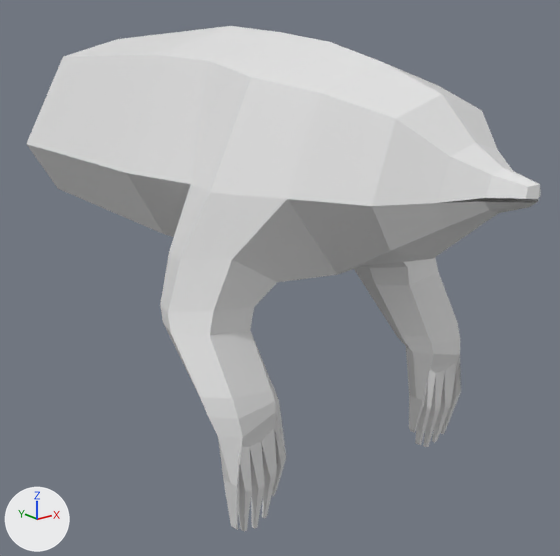
Before and after pictures for a commit that changed the FBX model MetroidvaniaM7_ISIB/Assets/Custom Assets/Visuals/Models/Characters/Mole/mole.fbx.
Before and after are seen from a 50 mm camera at (-6.93, -9.82, 1.85) aimed at (0.25, -0.84, -1.74). Lighting does not change. The marker at lower left points along +X, +Y and +Z. Where no turn or scale is listed for an object, it has been applied to the vertices.

The scene before the commit, as lines of its bpy script (objects in view):
```python
me_mole_mesh = bpy.data.meshes.new('Mole_Mesh')
me_mole_mesh.from_pydata(...)  # 302 vertices, 300 faces; spans x -2.36..2.36, y -5.37..4.52, z -4.35..1.98
me_mole_mesh.materials.append(mat_material)  # white #e7e7e7
ob_mole_obj = bpy.data.objects.new('Mole_Obj', me_mole_mesh)
ob_mole_obj.location = (0.0, 0.0, 0.0)
```
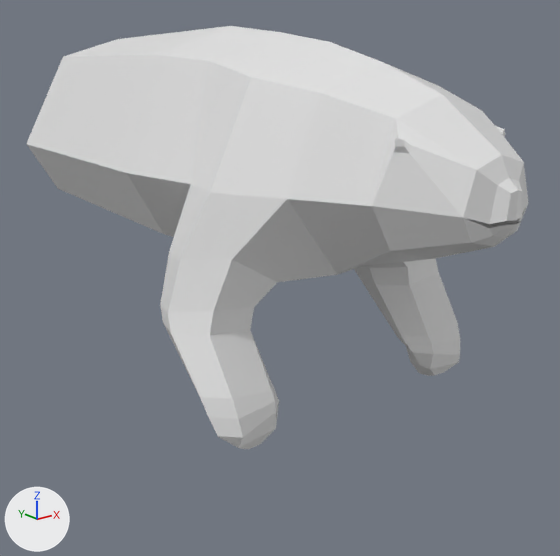
Commit message: minor change from mole mesh to a wombat

The change, as a list of edits to the scene's bpy script:
```text
Change me_mole_mesh:
    used by ob_mole_obj; location = (0.0, 0.0, 0.0)
    remove me_mole_mesh.from_pydata(...)  # 302 vertices, 300 faces; spans x -2.36..2.36, y -5.37..4.52, z -4.35..1.98
    add me_mole_mesh.from_pydata(...)  # 198 vertices, 196 faces; spans x -2.36..2.36, y -5.12..4.52, z -3.14..1.98
    me_mole_mesh part 1
    9 vertices are removed from x -0.57..0.57, y -5.37..-4.53, z 0.15..0.41
    26 faces are deleted
    3 vertices in x -0.19..0.19, y -4.92, z 0.03..0.09 move by (0.0, -0.07, -0.27)
    25 vertices move from x -0.41..0.41, y -5.35..-4.35, z -0.26..0.74 to x -0.83..0.86, y -5.12..-3.47, z -0.35..0.83
    25 vertices are added at x -0.92..0.94, y -5.12..-4.17, z -0.04..0.82
    42 new faces join them
    me_mole_mesh part 2
    68 vertices are removed from x 1.28..2.18, y -2.98..-2.59, z -4.35..-2.9
    73 faces are deleted
    8 vertices are added at x 1.46..2.08, y -2.95..-2.54, z -3.14..-2.9
    13 new faces join them
    me_mole_mesh part 3
    68 vertices are removed from x -2.18..-1.28, y -2.98..-2.59, z -4.35..-2.9
    73 faces are deleted
    8 vertices are added at x -2.08..-1.46, y -2.95..-2.54, z -3.14..-2.9
    13 new faces join them
```

What differs and where, as boxes [x1, y1, x2, y2] in the pictures (560 x 556 px):
'Mole_Obj', reshaped (16% shorter)
    before: [27, 26, 541, 532]
    after: [27, 26, 529, 449]
part 1 of me_mole_mesh, built on
    before: [372, 94, 541, 259]
    after: [372, 94, 529, 259]
part 2 of me_mole_mesh, cut back
    before: [406, 347, 461, 447]
    after: [406, 347, 460, 376]
part 3 of me_mole_mesh, cut back
    before: [218, 403, 286, 532]
    after: [218, 403, 279, 449]
